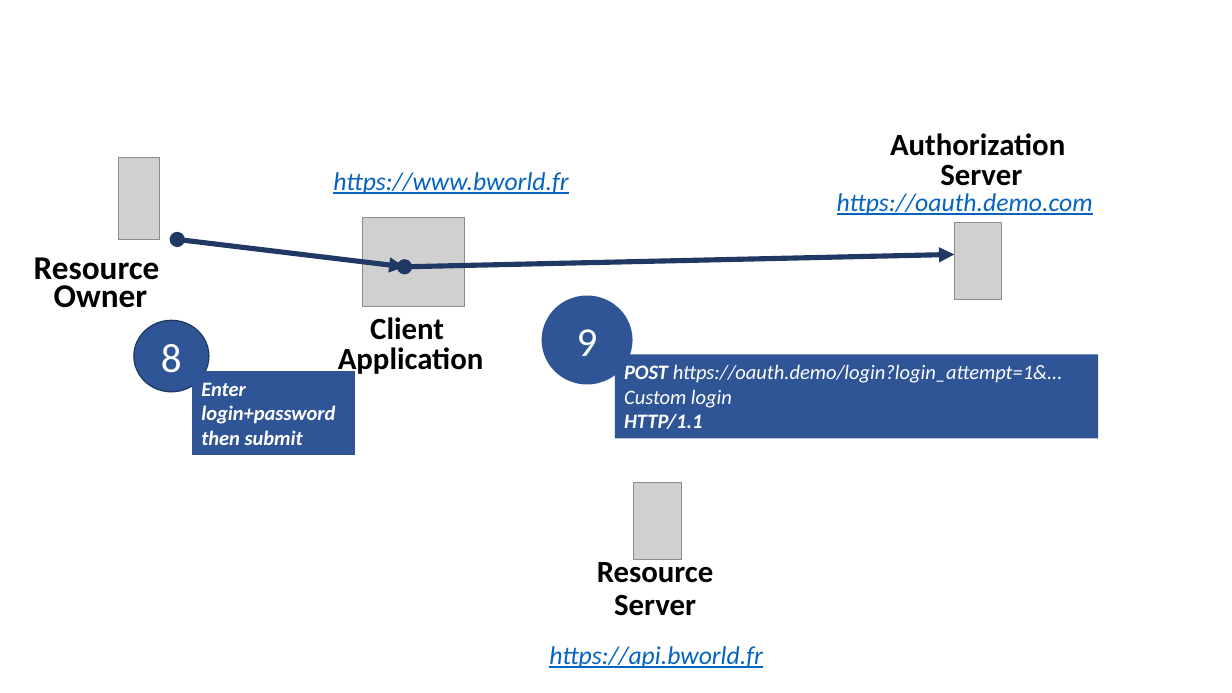
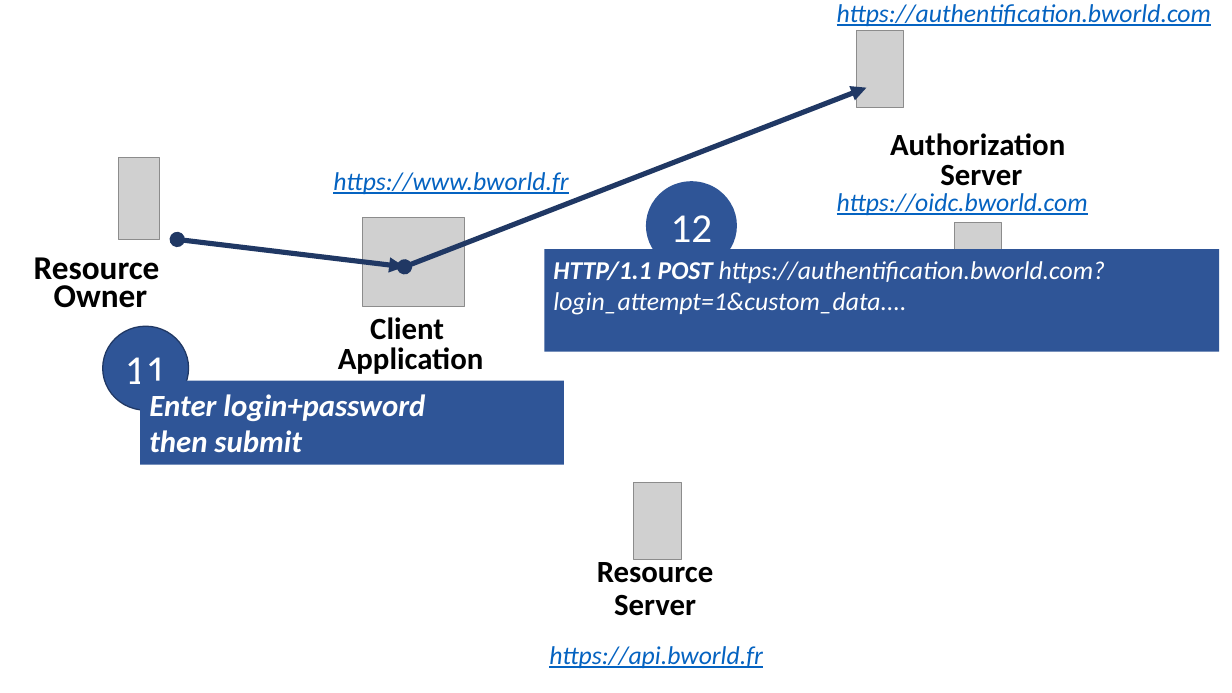
Before and after one commit to guillaume-chervet/course.rest, a slide deck: slide 43 of documentations/OIDC english.pptx (slide 42 before the commit). Drawn at 1232x693 pixels with LibreOffice and Linux fonts; fonts in the diff are those of the drawing; grey boxes stand for pictures. Boxes give left, top, right and bottom in pixels: in the first picture for what was removed or moved away, otherwise in the second. Text is boxed around its words. In the diff, an @@ line names an element or a change of style, - is before the commit and + after.

```diff
--- a/documentations/OIDC english.pptx
+++ b/documentations/OIDC english.pptx
@@ text added at [837,4,1211,26], 20 pt, text #0563C1, italic, underline @@
+https://authentification.bworld.com
@@ picture added at [857,30,904,107] @@
@@ double arrow moved from (955, 254) - (405, 267) to (867, 88) - (405, 267) @@
@@ ellipse added at [646,181,737,270], fill #2F5597, 32 pt, text #FFFFFF @@
+12
@@ text at [837,193,1088,215]: text changed @@
-https://oauth.demo.com
+https://oidc.bworld.com
@@ rectangle "HTTP/1.1 POST https://authentification.bworld.com?login_atte ...": place and size @@
-rectangle "HTTP/1.1 POST https://authentification.bworld.com?login_atte ..." at [616,355,1099,439]
+rectangle "HTTP/1.1 POST https://authentification.bworld.com?login_atte ..." at [544,249,1219,351]
@@ text in rectangle at [553,261,1105,315]: text changed; size 16 to 20 pt @@
-POST https://oauth.demo/login?login_attempt=1&...
-Custom login
-HTTP/1.1
+HTTP/1.1 POST https://authentification.bworld.com?login_attempt=1&custom_data....
@@ ellipse removed at [542,296,632,384] @@
-9
@@ ellipse "11": place and size @@
-ellipse "11" at [134,321,209,392]
+ellipse "11" at [103,326,189,410]
@@ text in ellipse at [125,357,167,384]: text changed @@
-8
+11
@@ rectangle "Enter login+password then submit": place and size @@
-rectangle "Enter login+password then submit" at [192,372,355,456]
+rectangle "Enter login+password then submit" at [140,381,565,465]
@@ rectangle "Enter login+password then submit" at [140,381,565,465]: size 16 to 24 pt @@
```
Also in this commit, not shown: 7 other slides changed, 3 slides added, 1 slide removed, 1 other file.
